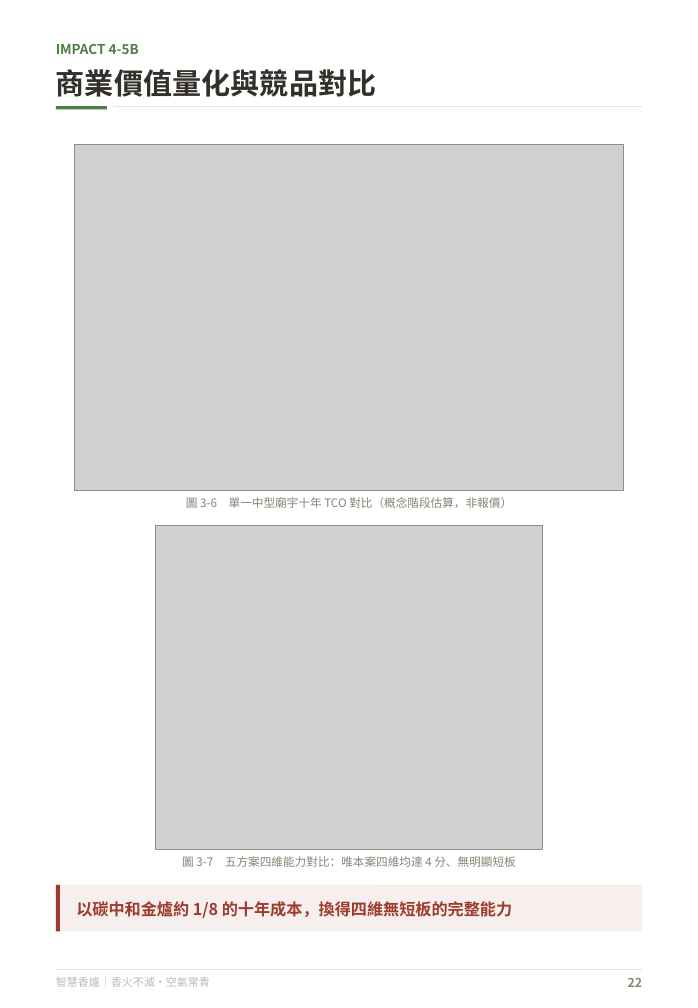
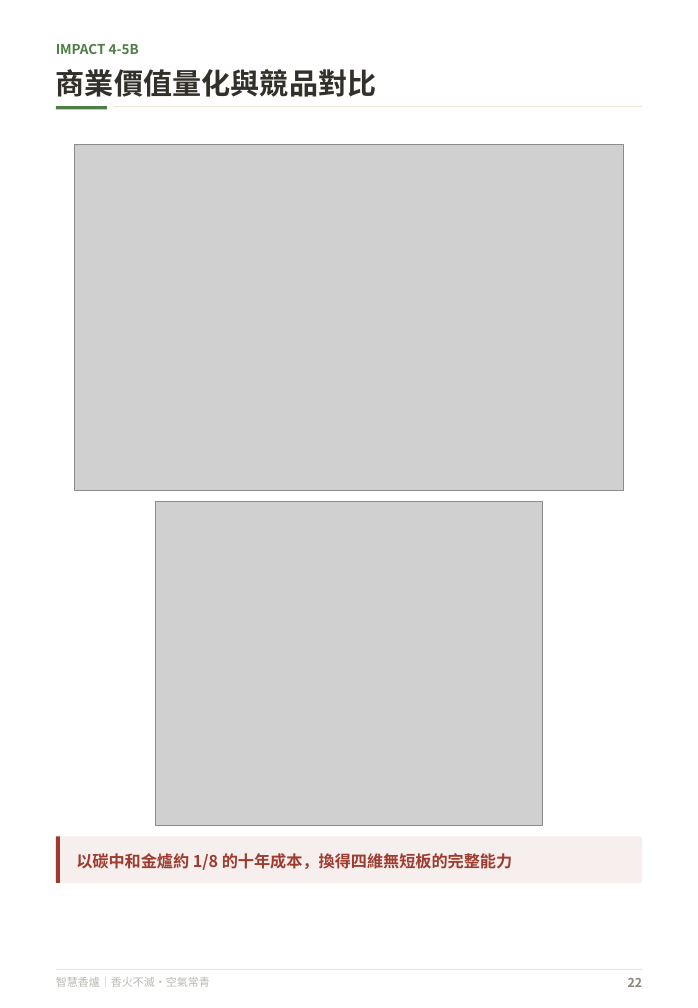
Before and after one commit to feihong9487/WRO2026, a slide deck: slide 23 of 簡報/未來新創家＿高中職組_v3.pptx. Drawn at 698x1008 pixels with LibreOffice and Linux fonts; fonts in the diff are those of the drawing; grey boxes stand for pictures. Boxes give left, top, right and bottom in pixels: in the first picture for what was removed or moved away, otherwise in the second. Text is boxed around its words. In the diff, an @@ line names an element or a change of style, - is before the commit and + after.

```diff
--- a/簡報/未來新創家＿高中職組_v3.pptx
+++ b/簡報/未來新創家＿高中職組_v3.pptx
@@ picture: place and size @@
-picture at [156,526,543,850]
+picture at [156,502,543,826]
@@ text removed at [186,495,512,511] @@
-圖 3-6 單一中型廟宇十年 TCO 對比（概念階段估算，非報價）
@@ 1 text, 1 rounded rectangle, 1 rectangle: place and size @@
-1 text, 1 rounded rectangle, 1 rectangle at [56,885,642,932]
+1 text, 1 rounded rectangle, 1 rectangle at [56,837,642,883]
@@ text removed at [182,856,515,867] @@
-圖 3-7 五方案四維能力對比：唯本案四維均達 4 分、無明顯短板
```
Also in this commit, not shown: 18 other slides changed, 5 other files.
